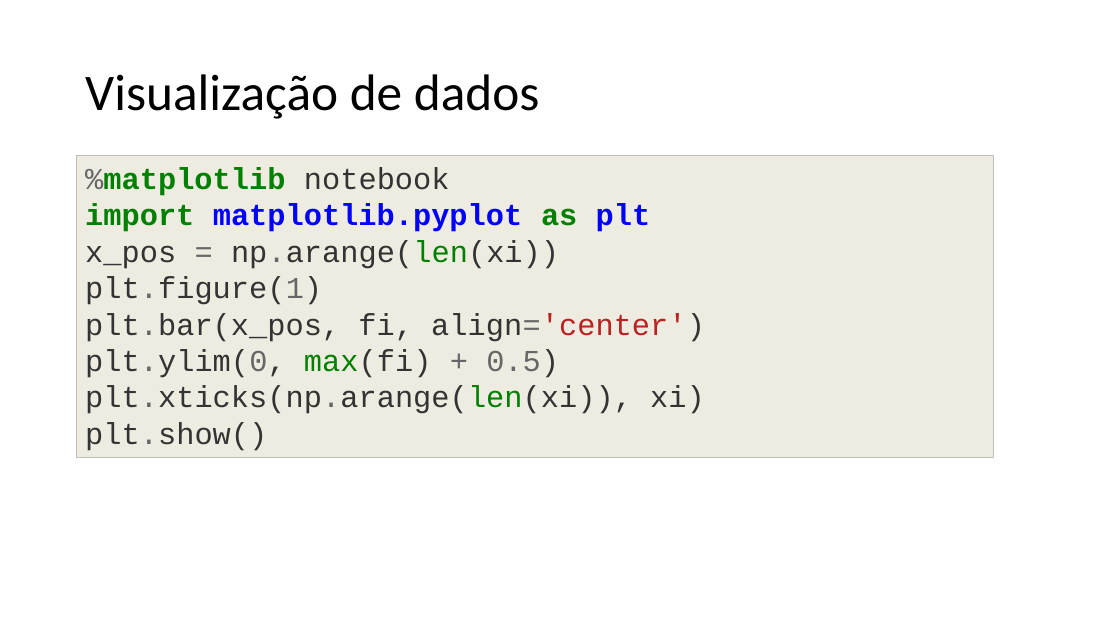
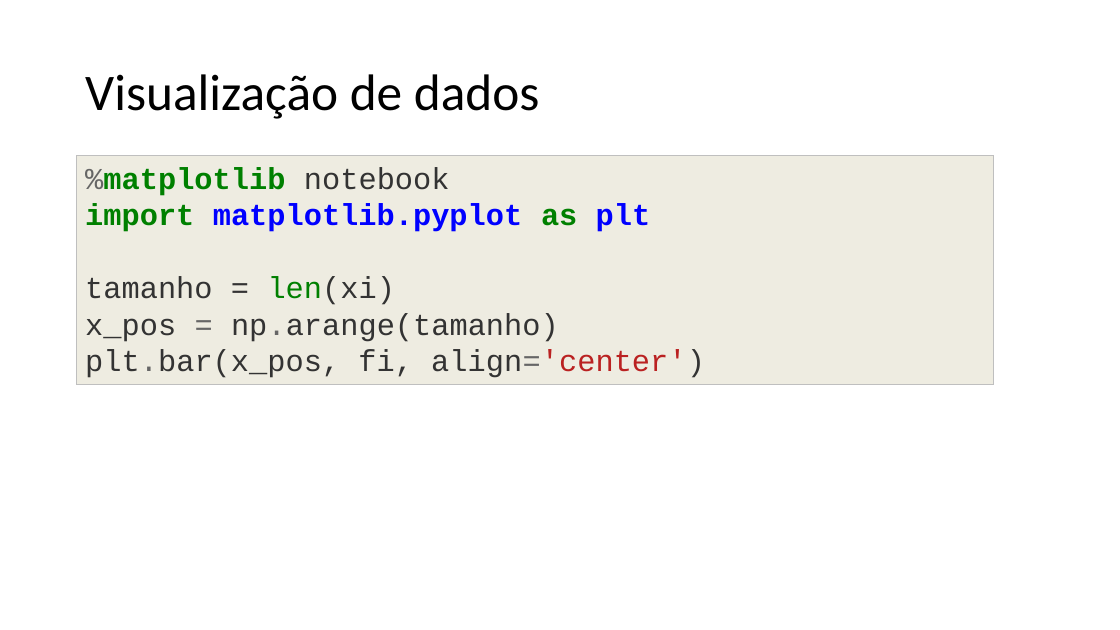
Before and after one commit to lidimayra/basic-stats, a slide deck: slide 27 of presentation.pptx. Drawn at 1120x630 pixels with LibreOffice and Linux fonts; fonts in the diff are those of the drawing. Boxes give left, top, right and bottom in pixels: in the first picture for what was removed or moved away, otherwise in the second. Text is boxed around its words. In the diff, an @@ line names an element or a change of style, - is before the commit and + after.

```diff
--- a/presentation.pptx
+++ b/presentation.pptx
@@ rectangle "%matplotlib notebook": place and size @@
-rectangle "%matplotlib notebook" at (77,155,994,458)
+rectangle "%matplotlib notebook" at (77,155,994,385)
@@ text in rectangle at (85,276,559,342): text changed @@
-x_pos = np.arange(len(xi))
-plt.figure(1)
+tamanho = len(xi)
+x_pos = np.arange(tamanho)
@@ text in rectangle at (85,349,705,451): paragraphs removed @@
-plt.ylim(0, max(fi) + 0.5)
-plt.xticks(np.arange(len(xi)), xi)
-plt.show()
```
Also in this commit, not shown: 1 other slide changed, 2 slides added.
